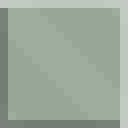
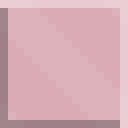
Revision of a layered w=128, h=128 image; what changed, layer by layer:
pixels changed over (0, 0, 128, 128) (layer not identified)
